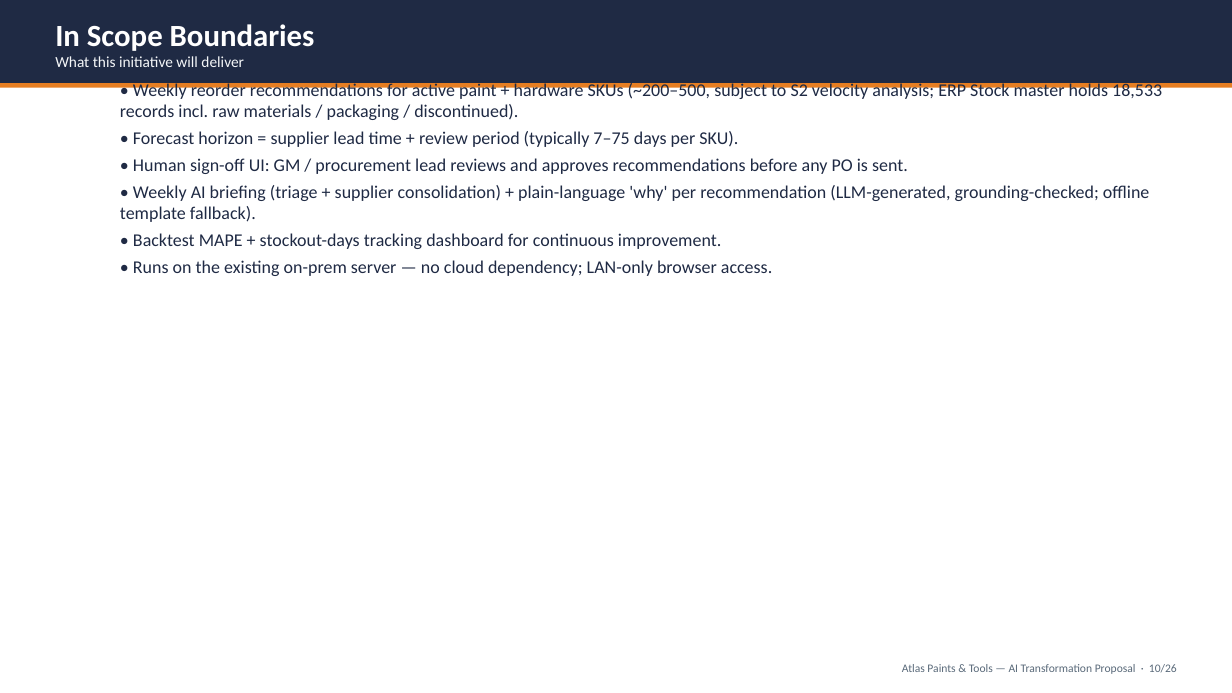
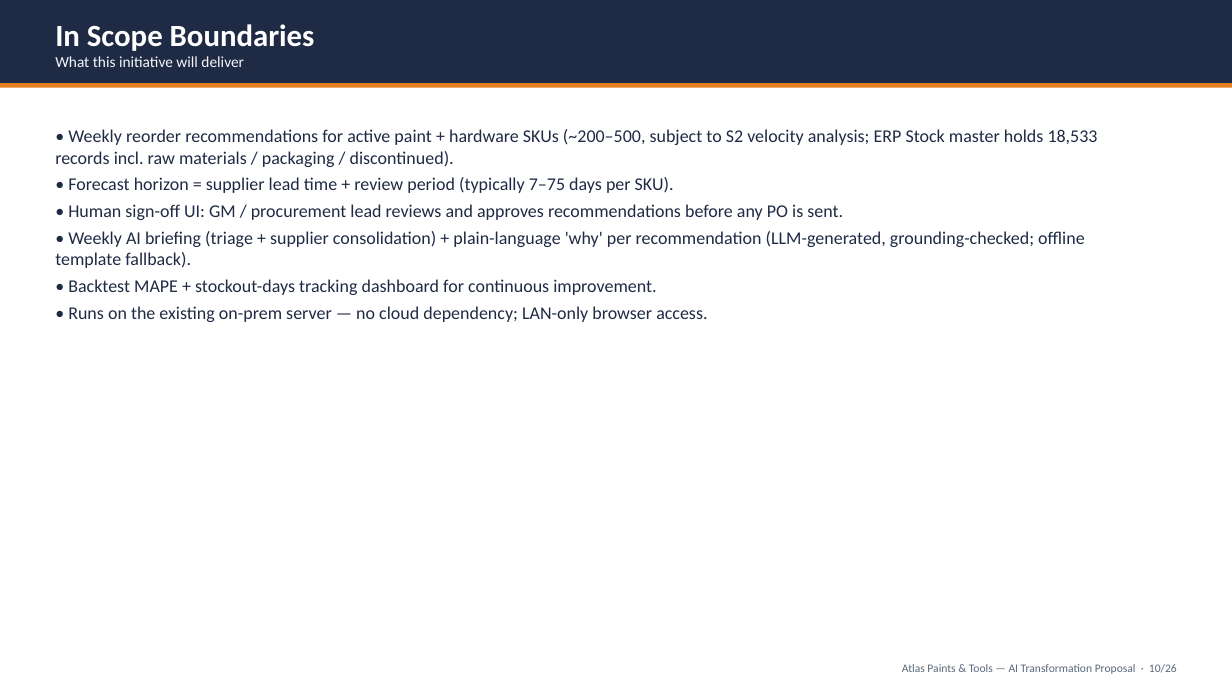
Before and after one commit to Khalifeh11/inventory-reorder-intelligence, a slide deck: slide 10 of proposal/Atlas_AI_Solution_Proposal.pptx. Drawn at 1232x693 pixels with LibreOffice and Linux fonts; fonts in the diff are those of the drawing. Boxes give left, top, right and bottom in pixels: in the first picture for what was removed or moved away, otherwise in the second. Text is boxed around its words. In the diff, an @@ line names an element or a change of style, - is before the commit and + after.

```diff
--- a/proposal/Atlas_AI_Solution_Proposal.pptx
+++ b/proposal/Atlas_AI_Solution_Proposal.pptx
@@ text "• Weekly reorder recommendations for ...": place and size @@
-text "• Weekly reorder recommendations for ..." at <box>120,81,1162,276</box>
+text "• Weekly reorder recommendations for ..." at <box>55,129,1098,322</box>
```
Also in this commit, not shown: 13 other slides changed.
